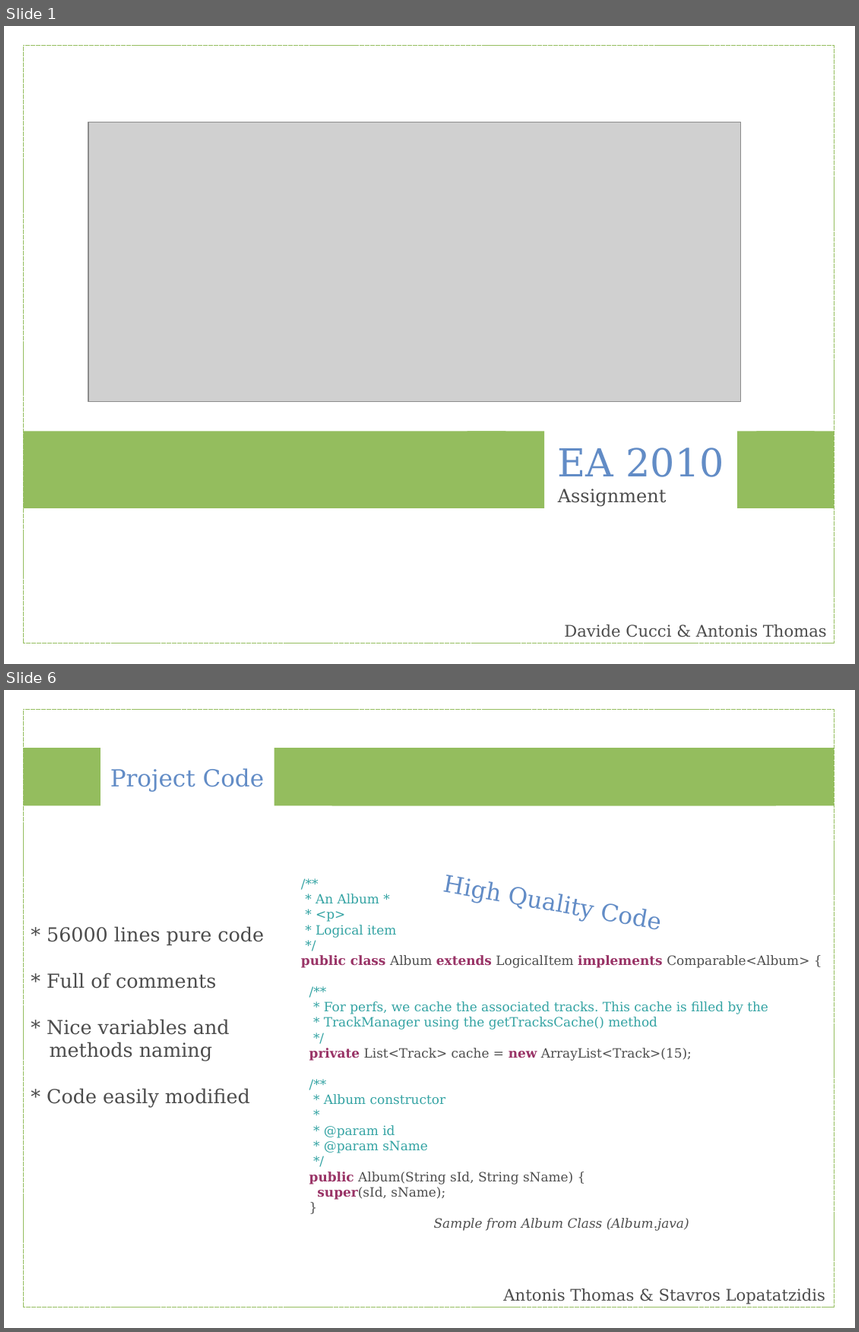
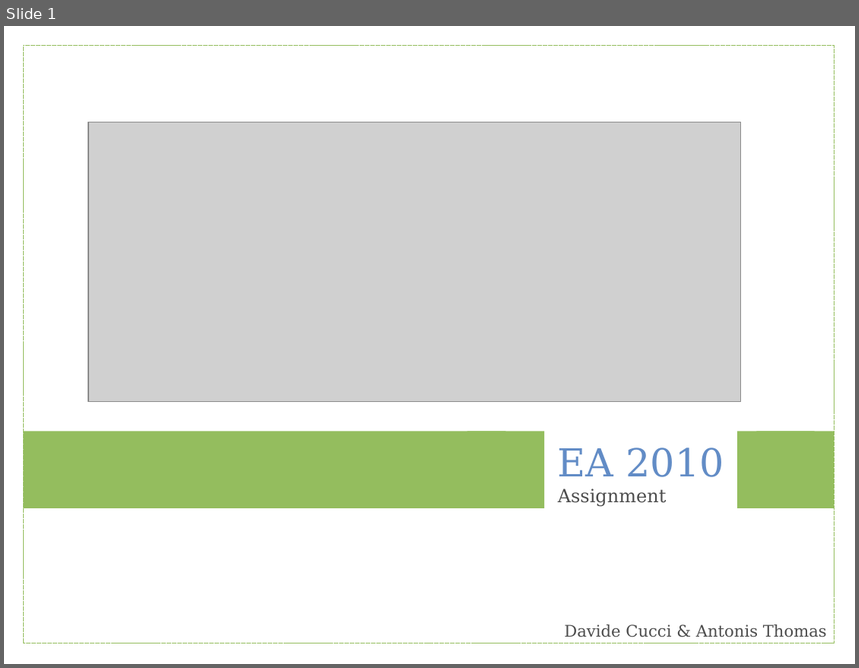
Before and after one commit to ufukhurriyetoglu/extreme-horsepower, a slide deck: EA2010/Report/eapres.odp. Shown one above the other, each under a label of ours: slides 1 and 6 before the commit, slide 1 after it; the slides between them are not shown. The pictures are 859x1332 and 859x668 pixels, drawn with LibreOffice and Linux fonts; fonts in the diff are those of the drawing; grey boxes stand for pictures. Boxes give left, top, right and bottom in pixels: in the first picture for what was removed or moved away, otherwise in the second. Text is boxed around its words. In the diff, an @@ line names an element or a change of style, - is before the commit and + after.

```diff
--- a/EA2010/Report/eapres.odp
+++ b/EA2010/Report/eapres.odp
@@ slide 6 removed at box(4, 690, 855, 1328), background #FFFFFF @@
@@ rectangle removed at box(23, 709, 835, 1308) @@
@@ rectangle removed at box(23, 748, 101, 806) @@
@@ rectangle removed at box(275, 748, 776, 806) @@
@@ rectangle removed at box(332, 748, 835, 806) @@
@@ text removed at box(110, 768, 265, 791) @@
-Project Code
@@ text removed at box(301, 894, 810, 1231) @@
-/**
-* An Album *
-* <p>
-* Logical item
-*/
-public class Album extends LogicalItem implements Comparable<Album> {
-/**
-* For perfs, we cache the associated tracks. This cache is filled by the
-* TrackManager using the getTracksCache() method
-*/
-private List<Track> cache = new ArrayList<Track>(15);
-/**
-* Album constructor
-*
-* @param id
-* @param sName
-*/
-public Album(String sId, String sName) {
-super(sId, sName);
-}
-Sample from Album Class (Album.java)
@@ text removed at box(443, 875, 660, 929) @@
-High Quality Code
@@ text removed at box(47, 926, 264, 1108) @@
-* 56000 lines pure code
-* Full of comments
-* Nice variables and methods naming
-* Code easily modified
@@ text removed at box(503, 1289, 826, 1305) @@
-Antonis Thomas & Stavros Lopatatzidis
```
Also in this commit, not shown: 1 slide changed, 20 slides added, 14 other slides removed.
